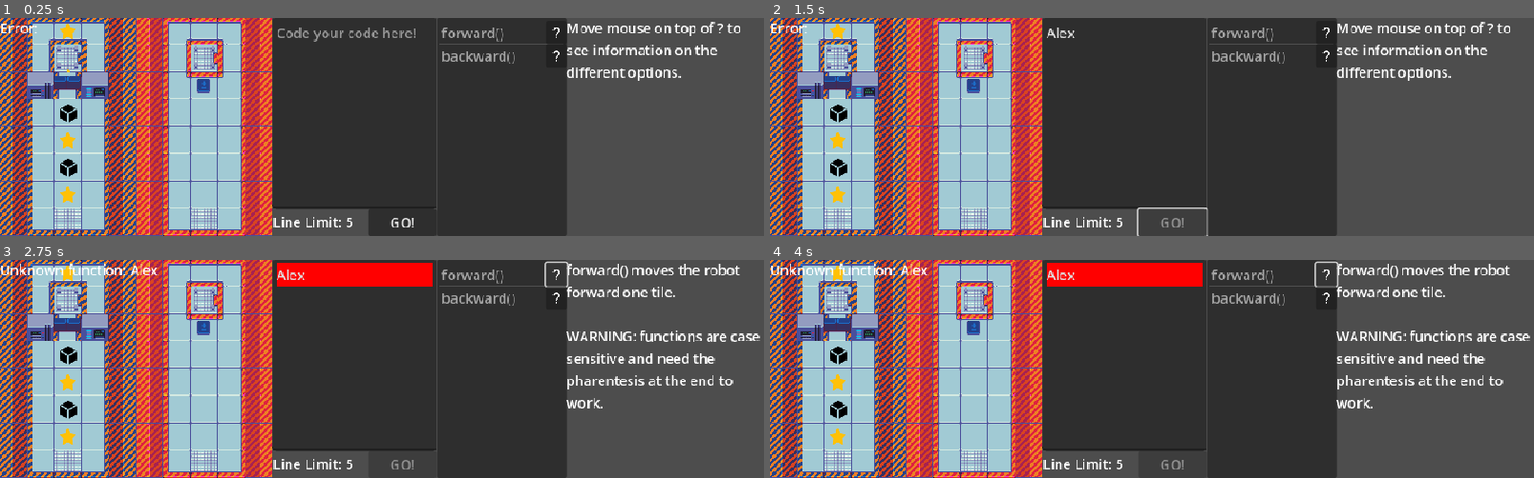
Above: before the commit, frames 1-4 (two rows, left to right).
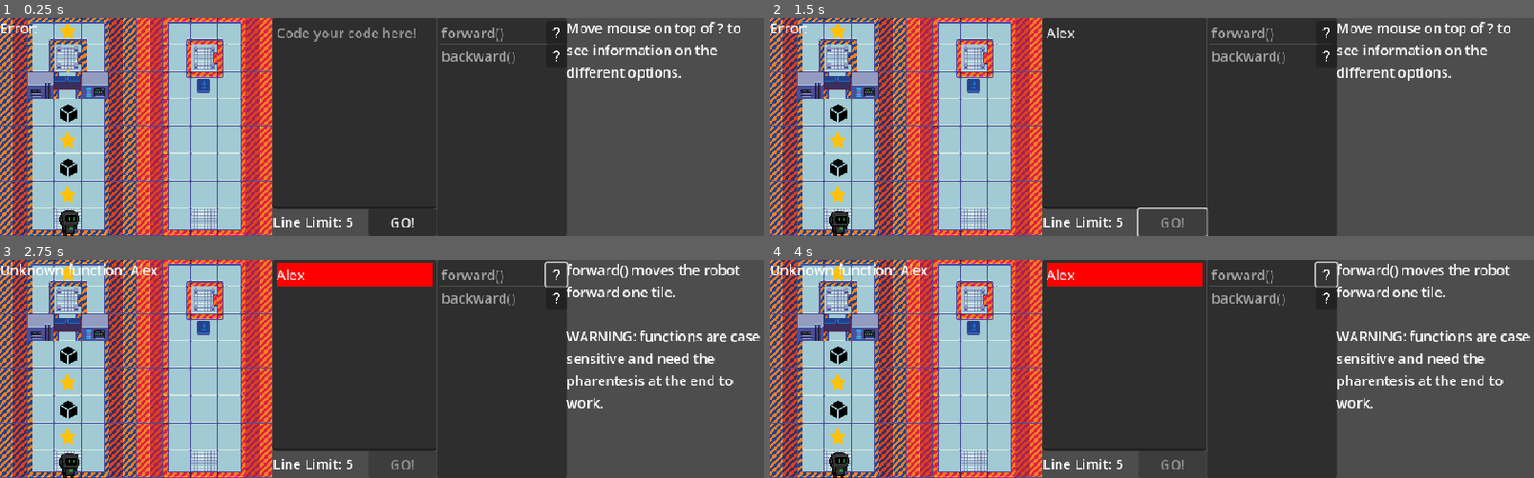
Above: after the commit, the same moments.

Repository: BingloGames/Robot-Bachelor
Game: Godot game, scene res://levels/2 player/Level1.tscn
The game is run twice, just before and just after one commit, with the same random seed, the same clock (stepped at 60 frames per second) and the same inputs. This scene is started directly instead of the project's main scene.
Inputs (mouse positions are in pixels of both pictures, inside the frame that each line leads up to):
- Up to frame 1 (0.25 s): no input
- Up to frame 2 (1.5 s): click (1121, 113) at 0.52 s; type "Alex" at 0.6 s; click "GO!" at 1.25 s
- Up to frame 3 (2.75 s): click (557, 275) at 2 s
- Up to frame 4 (4 s): click (1327, 297) at 2.75 s; click (1327, 275) at 3.5 s

The runs differ from the first frame. In frame 1, 0.2% of the frame differs, in the area x 7-11%, y 88-100%; in frame 2, 0.2%; in frame 3, 0.2%; in frame 4, 0.2%.
Error before the commit: Attempt to call function 'idle' in base 'null instance' on a null instance. (res://text_edit.gd:40)
Error after the commit: Attempt to call function 'local_to_map' in base 'null instance' on a null instance. (res://robot.gd:120)

Commit message:
multiplayer can game

Diff:
--- a/robot-project/1_player_menu.gd
+++ b/robot-project/1_player_menu.gd
@@ -36,6 +36,10 @@
 		filename = dir.get_next()
 
 
+	add_level_buttons(levels)
+
+
+func add_level_buttons(levels: Array) -> void:
 	for level in levels:
 		var button = Button.new()
 		button.connect("pressed", _on_level_pressed.bind(level))
@@ -44,7 +48,7 @@
 		get_node("levels").add_child(button)
 
 
-func _on_level_pressed(level: String) -> void:
+func change_level(level: String) -> void:
 	var level_file_name = levels_path+"/"+levels_file_start+level+path_end
 
 
@@ -53,3 +57,8 @@
 	tween.tween_callback(Callable(get_tree(), "change_scene_to_file").bind(level_file_name)).set_delay(0.2)
 
 	Global.current_level = int(level)
+
+
+func _on_level_pressed(level: String) -> void:
+	#multiplayer needs these two functions to be seperate
+	change_level(level)
--- /dev/null
+++ b/robot-project/2_player_level_selector.gd
@@ -0,0 +1,24 @@
+extends "res://1_player_menu.gd"
+
+
+func _init() -> void:
+	levels_path = "res://levels/2 player"
+
+
+func add_level_buttons(levels: Array) -> void:
+	for level in levels:
+		var button = Button.new()
+		button.connect("pressed", _on_level_pressed.bind(level))
+		button.text = level
+
+		get_node("levels").add_child(button, true)
+
+
+@rpc("call_local","reliable")
+func change_level(level: String) -> void:
+	super.change_level(level)
+
+
+func _on_level_pressed(level: String) -> void:
+	#multiplayer needs these two functions to be seperate
+	change_level.rpc(level)
--- /dev/null
+++ b/robot-project/2_player_level_selector.tscn
@@ -0,0 +1,7 @@
+[gd_scene load_steps=3 format=3 uid="uid://cyscem32dosu5"]
+
+[ext_resource type="PackedScene" uid="uid://dfmxyqm6hvklo" path="res://1_player_menu.tscn" id="1_ugij8"]
+[ext_resource type="Script" uid="uid://bvqtrsxfdauhh" path="res://2_player_level_selector.gd" id="2_u6fpy"]
+
+[node name="2 player menu" instance=ExtResource("1_ugij8")]
+script = ExtResource("2_u6fpy")
--- a/robot-project/2_player_menu.gd
+++ b/robot-project/2_player_menu.gd
@@ -63,9 +63,14 @@
 
 
 func _on_start_pressed() -> void:
-	if multiplayer.is_server():
-		pass
+	#if multiplayer.is_server():
+	move_to_selector.rpc()
 	# host goes to level selector
+
+
+@rpc("call_local", "reliable")
+func move_to_selector():
+	get_tree().change_scene_to_file("res://2_player_level_selector.tscn")
 
 
 func _on_cancel_pressed() -> void:
--- a/robot-project/levels/2 player/Level1.tscn
+++ b/robot-project/levels/2 player/Level1.tscn
@@ -1,7 +1,8 @@
-[gd_scene load_steps=10 format=4 uid="uid://b1an2opk6jjl0"]
+[gd_scene load_steps=11 format=4 uid="uid://b1an2opk6jjl0"]
 
 [ext_resource type="TileSet" uid="uid://b86b5a6rn7qvr" path="res://TileSet.tres" id="1_tih6e"]
 [ext_resource type="PackedScene" uid="uid://dj8bvk78ajlmy" path="res://Item.tscn" id="2_rdv1c"]
+[ext_resource type="PackedScene" uid="uid://dt7xbpfyjhkkh" path="res://robot multiplayer.tscn" id="2_xap0c"]
 [ext_resource type="PackedScene" uid="uid://ct3ylbdix74av" path="res://blue button.tscn" id="3_xap0c"]
 [ext_resource type="PackedScene" uid="uid://ba7flvblhi3ln" path="res://blue_door_1.tscn" id="4_bcaga"]
 [ext_resource type="PackedScene" uid="uid://b7xm7lsovxbqr" path="res://text_edit.tscn" id="5_f18ai"]
@@ -23,6 +24,9 @@
 [node name="Special" type="TileMapLayer" parent="."]
 tile_map_data = PackedByteArray("AAAHAAEAAQALABYAAAACAAEAAQAJABYAAAABAAIAAQAGABYAAAADAAIAAQAHABYAAAACAAQAAgAAAAAAAQACAAIAAgAAAAAAAQACAAAAAgAAAAAAAQAHAAcAAQAJABMAAAACAAcAAQAJAA4AAAACAAYAAgAAAAAAAQA=")
 tile_set = ExtResource("1_tih6e")
+
+[node name="robot" parent="." instance=ExtResource("2_xap0c")]
+position = Vector2(80, 240)
 
 [node name="Items" type="Node2D" parent="."]
 
Not shown, added: robot-project/2_player_level_selector.gd.uid
